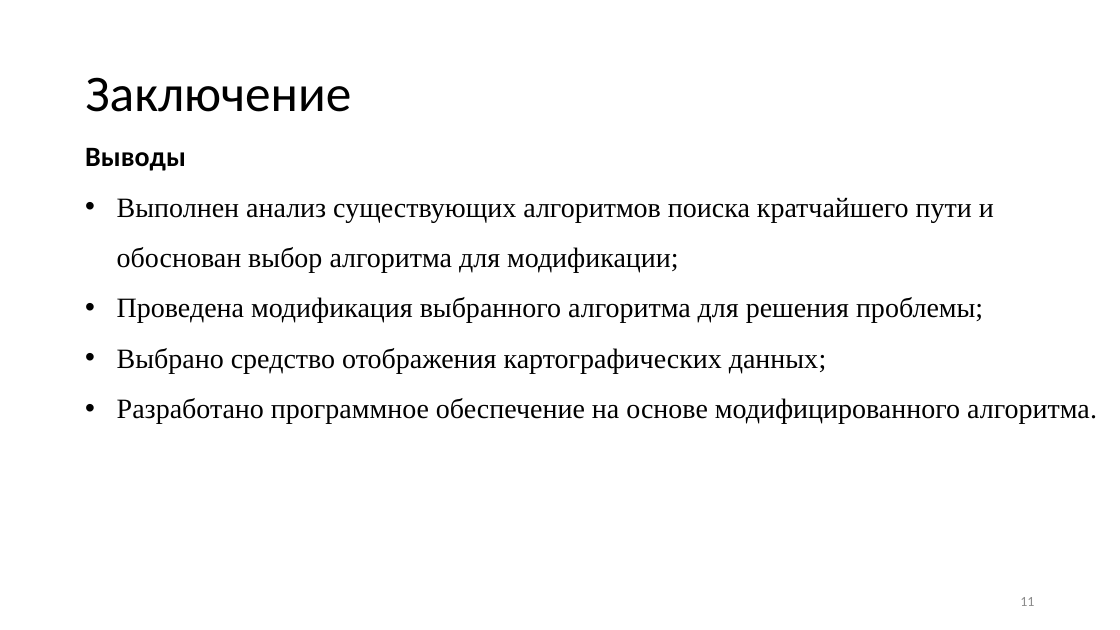
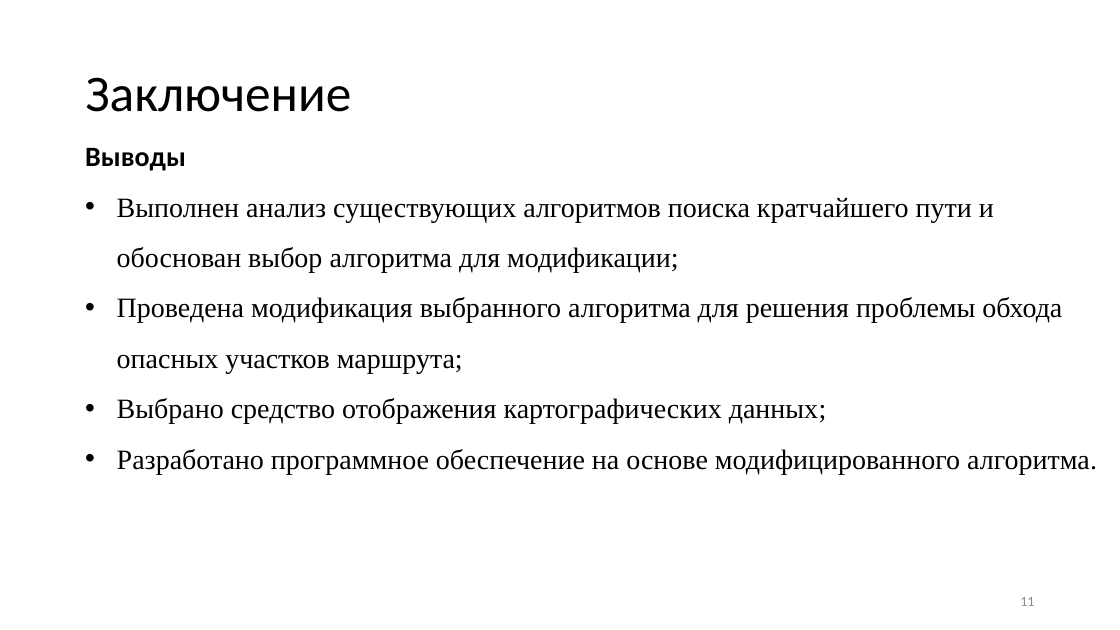
Before and after one commit to DmitryMI/Diploma, a slide deck: slide 11 of Documents/Презентация 2.pptx. Drawn at 1120x630 pixels with LibreOffice and Linux fonts; fonts in the diff are those of the drawing. Boxes give left, top, right and bottom in pixels: in the first picture for what was removed or moved away, otherwise in the second. Text is boxed around its words. In the diff, an @@ line names an element or a change of style, - is before the commit and + after.

```diff
--- a/Documents/Презентация 2.pptx
+++ b/Documents/Презентация 2.pptx
@@ text at (117,297,1062,373): text changed @@
-• Проведена модификация выбранного алгоритма для решения проблемы;
+• Проведена модификация выбранного алгоритма для решения проблемы обхода опасных участков маршрута;
```
Also in this commit, not shown: 4 other slides changed, 23 other files.
